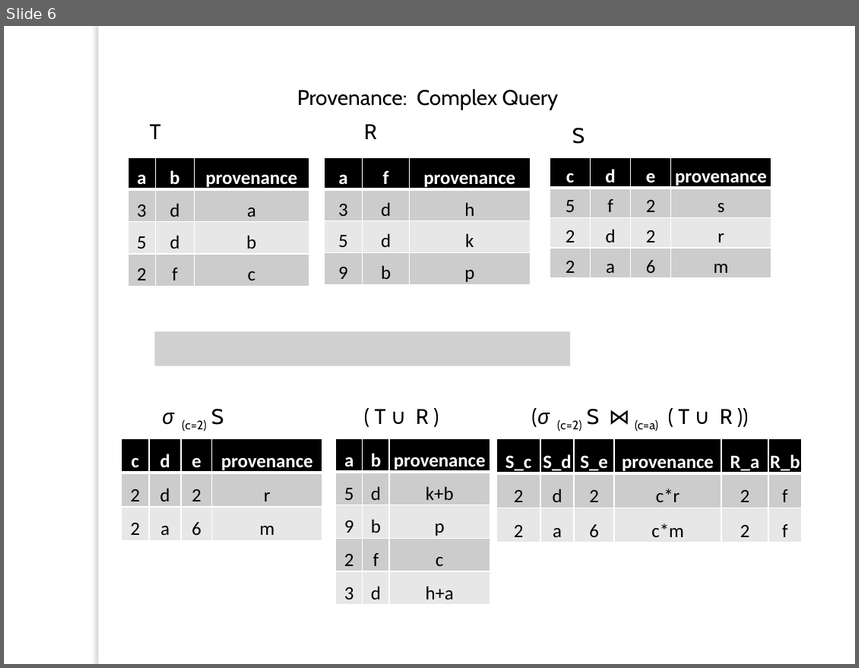
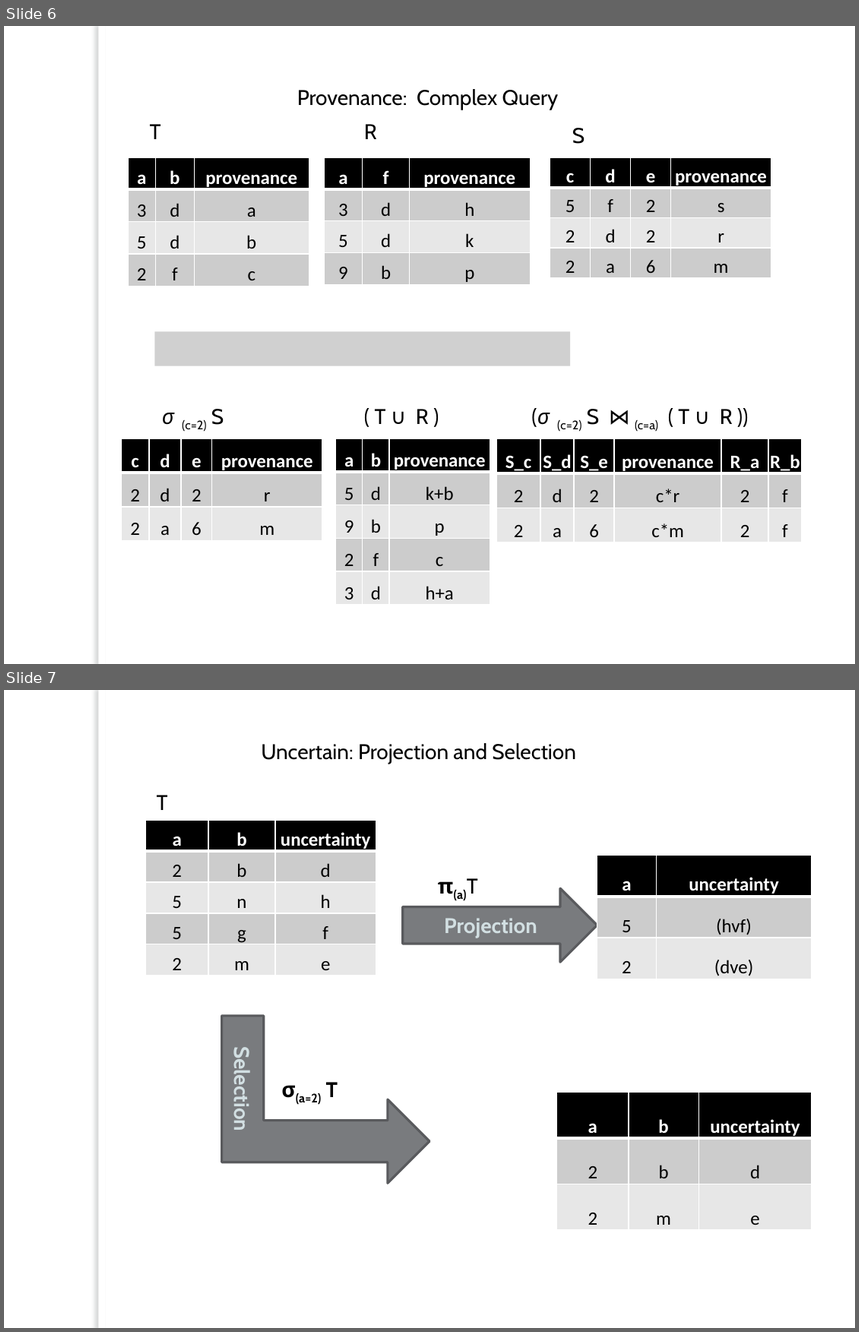
Before and after one commit to ZAsadi/MyRepository, a slide deck: Final_Presentation.pptx. Shown one above the other, each under a label of ours: slide 6 before the commit, slides 6 and 7 after it. The pictures are 859x668 and 859x1332 pixels, drawn with LibreOffice and Linux fonts; fonts in the diff are those of the drawing; grey boxes stand for pictures; background and template pictures are left out. Boxes give left, top, right and bottom in pixels: in the first picture for what was removed or moved away, otherwise in the second. Text is boxed around its words. In the diff, an @@ line names an element or a change of style, - is before the commit and + after.

Commit message:
uncertain examples added

```diff
--- a/Final_Presentation.pptx
+++ b/Final_Presentation.pptx
@@ slide 7 added at (4,690,855,1328), background picture (left out); not listed: 1 template element that a slide beside it also shows @@
@@ text added at (261,743,576,764), 18 pt, text #000000 @@
+Uncertain: Projection and Selection
@@ text added at (157,795,168,810), 18 pt, text #000000 @@
+T
@@ table added at (146,820,376,976), 5 rows, 3 columns @@
+a | b | uncertainty
+2 | b | d
+5 | n | h
+5 | g | f
+2 | m | e
@@ table added at (598,855,812,980), 3 rows, 2 columns @@
+a | uncertainty
+5 | (hvf)
+2 | (dve)
@@ right arrow added at (403,888,598,962), fill #797B7E, outline #5A5B5D 2 pt, 18 pt, text #D3DFE2, bold @@
+Projection
@@ text added at (438,878,478,901), 18 pt, text #000000, bold @@
+π(a)T
@@ bent up arrow added at (222,1015,430,1183), fill #797B7E, outline #5A5B5D 2 pt, 18 pt, text #D3DFE2, bold @@
+Selection
@@ text added at (281,1082,338,1105), 18 pt, text #000000, bold @@
+σ(a=2) T
@@ table added at (557,1093,812,1230), 3 rows, 3 columns @@
+a | b | uncertainty
+2 | b | d
+2 | m | e
```
Also in this commit, not shown: 1 slide changed, 2 other slides added.
